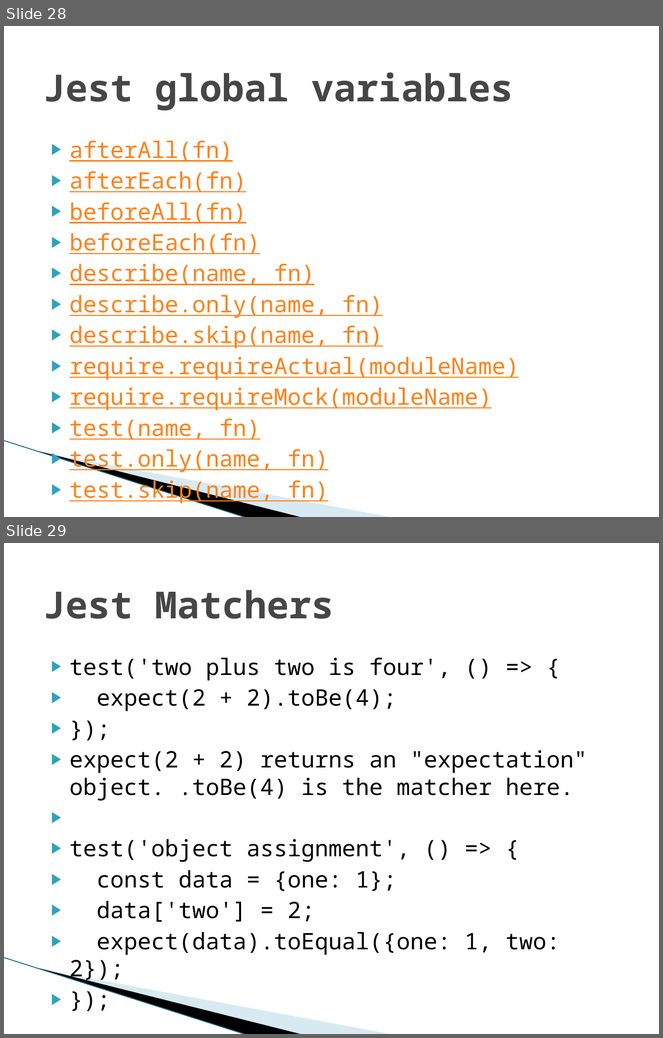
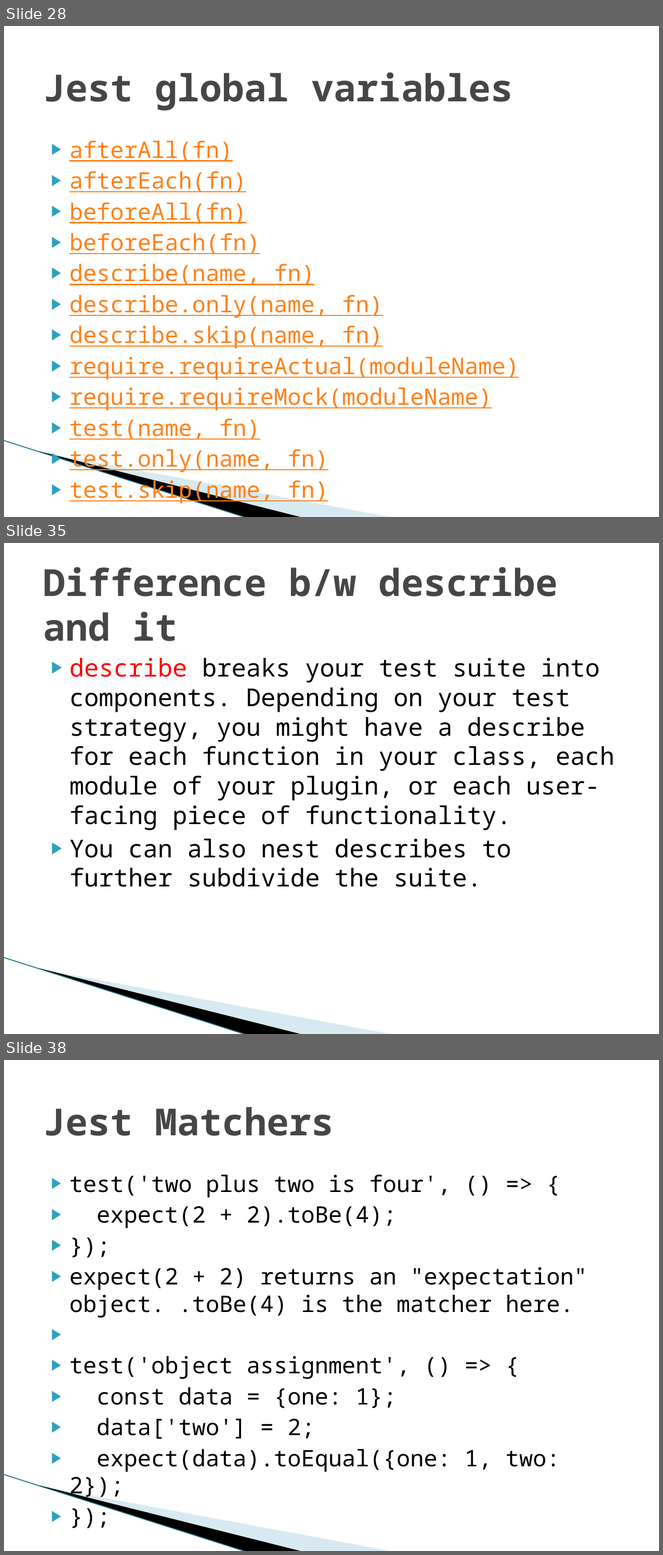
Before and after one commit to vsingh-techracers/sample-redux-app, a slide deck: Jest-presentation.pptx. Shown one above the other, each under a label of ours: slides 28 and 29 before the commit, slides 28, 35 and 38 after it; the slides between them are not shown. The pictures are 663x1038 and 663x1555 pixels, drawn with LibreOffice and Linux fonts; fonts in the diff are those of the drawing; background and template pictures are left out. Boxes give left, top, right and bottom in pixels: in the first picture for what was removed or moved away, otherwise in the second. Text is boxed around its words. In the diff, an @@ line names an element or a change of style, - is before the commit and + after.

```diff
--- a/Jest-presentation.pptx
+++ b/Jest-presentation.pptx
@@ slide 35 added at [4,543,659,1034], background #FFFFFF; not listed: 3 template elements that a slide beside it also shows @@
@@ title added at [43,567,558,641], 41 pt, text #464646, bold @@
+Difference b/w describe and it
@@ text added at [70,658,614,887], 27 pt, text #000000 @@
+▶ describe breaks your test suite into components. Depending on your test strategy, you might have a describe for each function in your class, each module of your plugin, or each user-facing piece of functionality.
+▶ You can also nest describes to further subdivide the suite.
@@ what was slide 29 is now slide 38 @@
```
Also in this commit, not shown: 1 slide changed, 15 other slides added.
